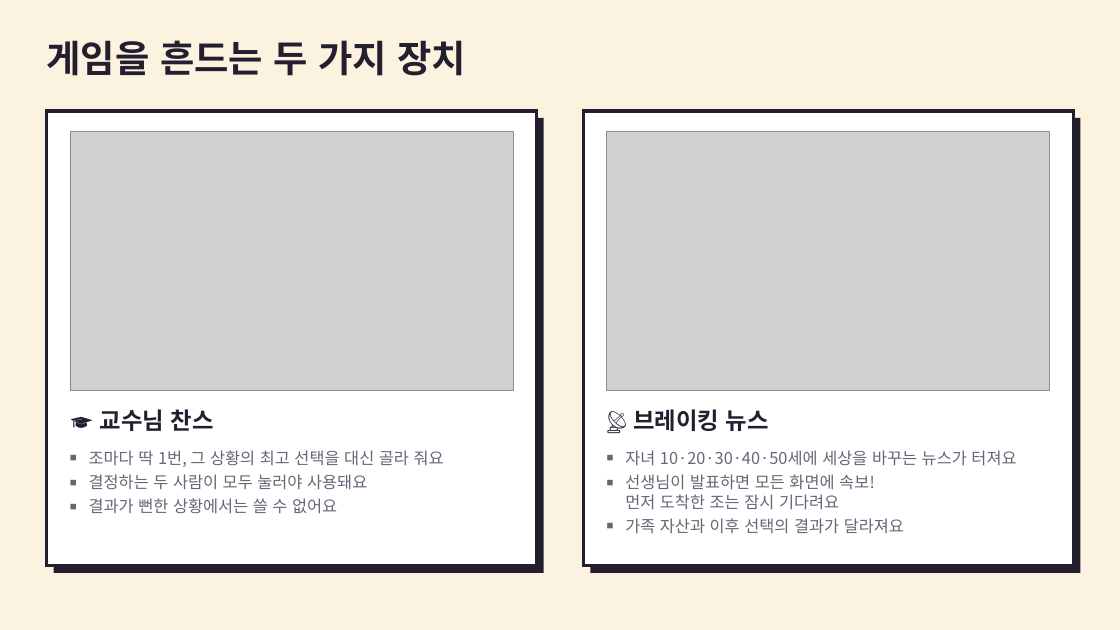
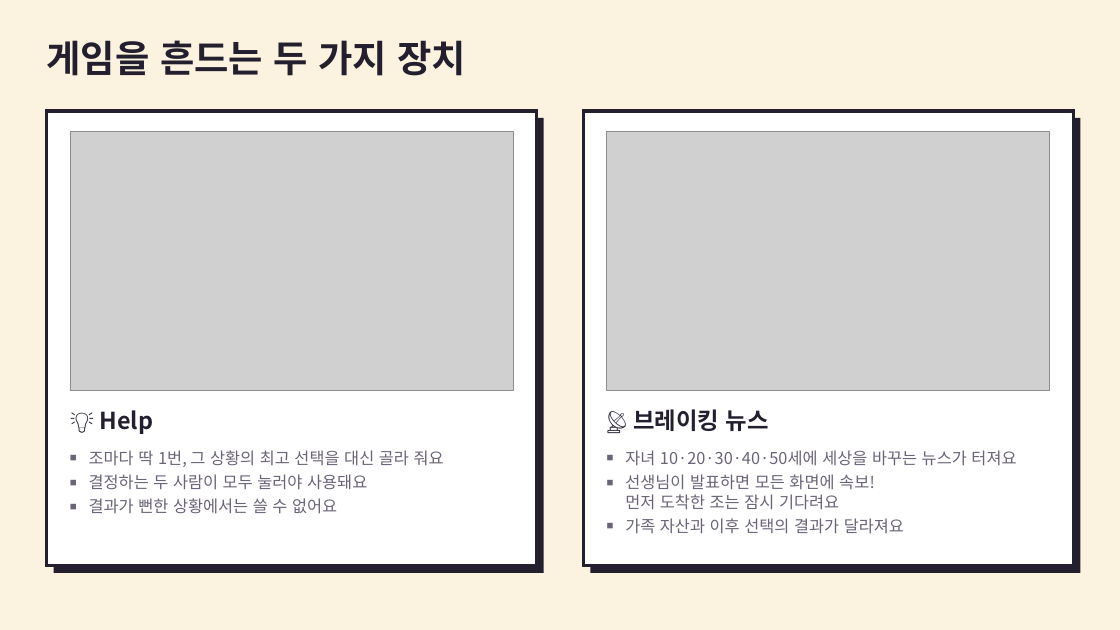
Before and after one commit to shimwooyong/lifelong_edu_game, a slide deck: slide 6 of 발표자료/배움의일생_게임규칙.pptx. Drawn at 1120x630 pixels with LibreOffice and Linux fonts; fonts in the diff are those of the drawing; grey boxes stand for pictures. Boxes give left, top, right and bottom in pixels: in the first picture for what was removed or moved away, otherwise in the second. Text is boxed around its words. In the diff, an @@ line names an element or a change of style, - is before the commit and + after.

```diff
--- a/발표자료/배움의일생_게임규칙.pptx
+++ b/발표자료/배움의일생_게임규칙.pptx
@@ text at <box>100,410,154,434</box>: text changed @@
-🎓 교수님 찬스
+💡 Help
```
Also in this commit, not shown: 1 other slide changed, 18 other files.
